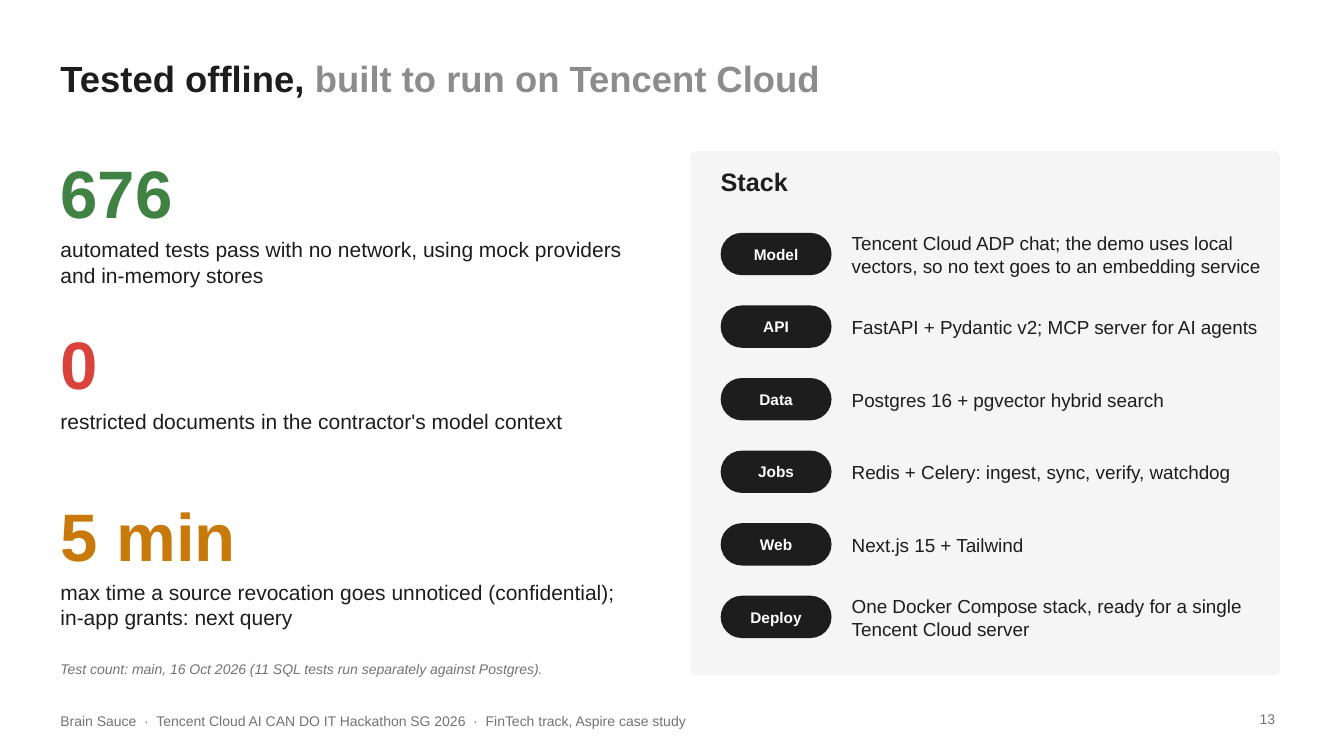
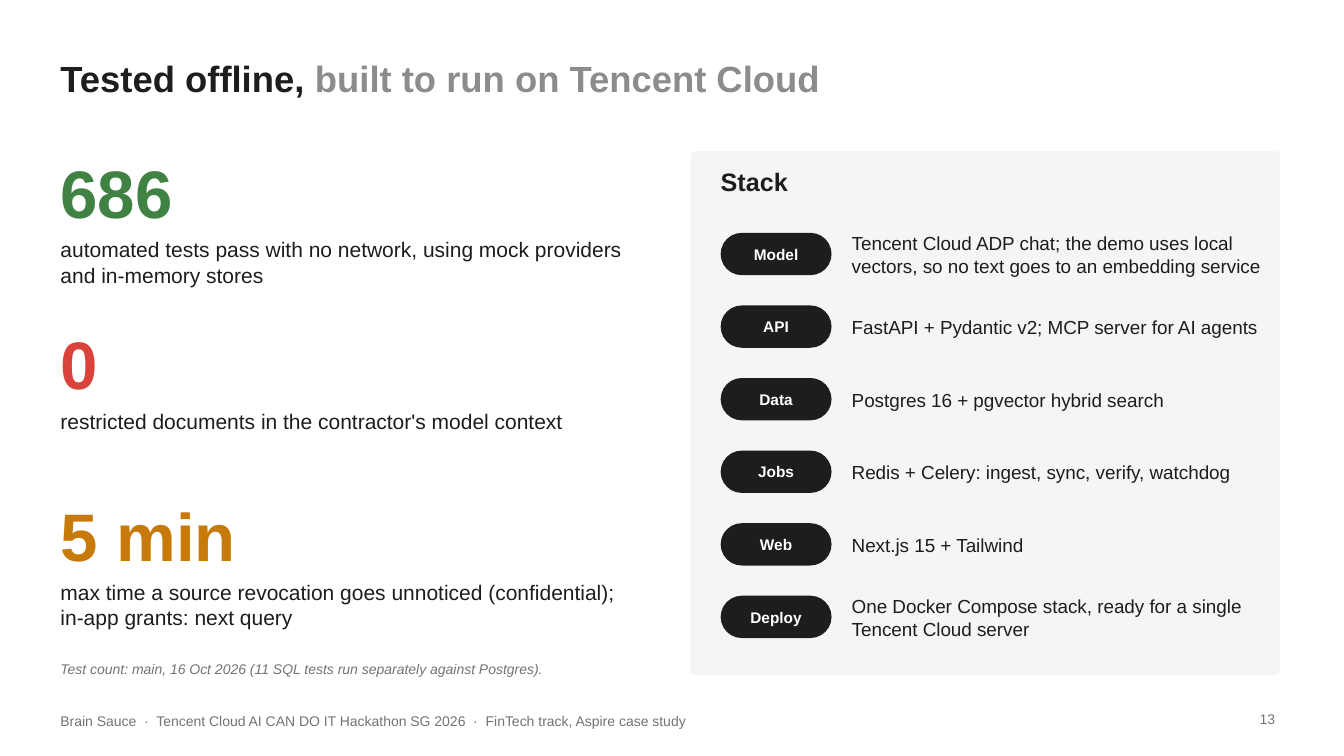
Before and after one commit to pavan2184/tencent-hack, a slide deck: slide 13 of docs/presentations/internal-brain-architecture-submission.pptx. Drawn at 1344x756 pixels with LibreOffice and Linux fonts; fonts in the diff are those of the drawing. Boxes give left, top, right and bottom in pixels: in the first picture for what was removed or moved away, otherwise in the second. Text is boxed around its words. In the diff, an @@ line names an element or a change of style, - is before the commit and + after.

```diff
--- a/docs/presentations/internal-brain-architecture-submission.pptx
+++ b/docs/presentations/internal-brain-architecture-submission.pptx
@@ text at [60,171,172,219]: text changed @@
-676
+686
```
Also in this commit, not shown: 3 other files.
